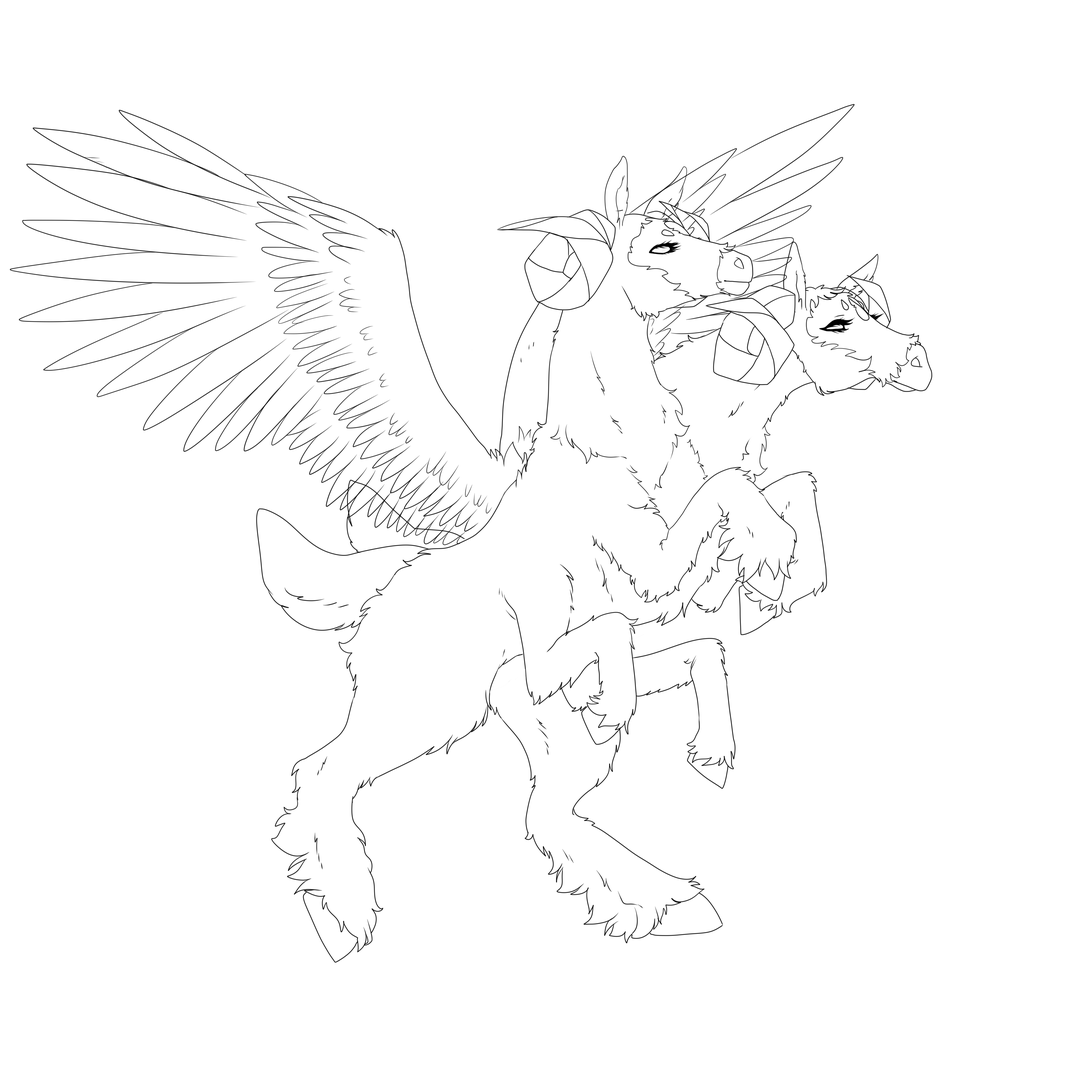
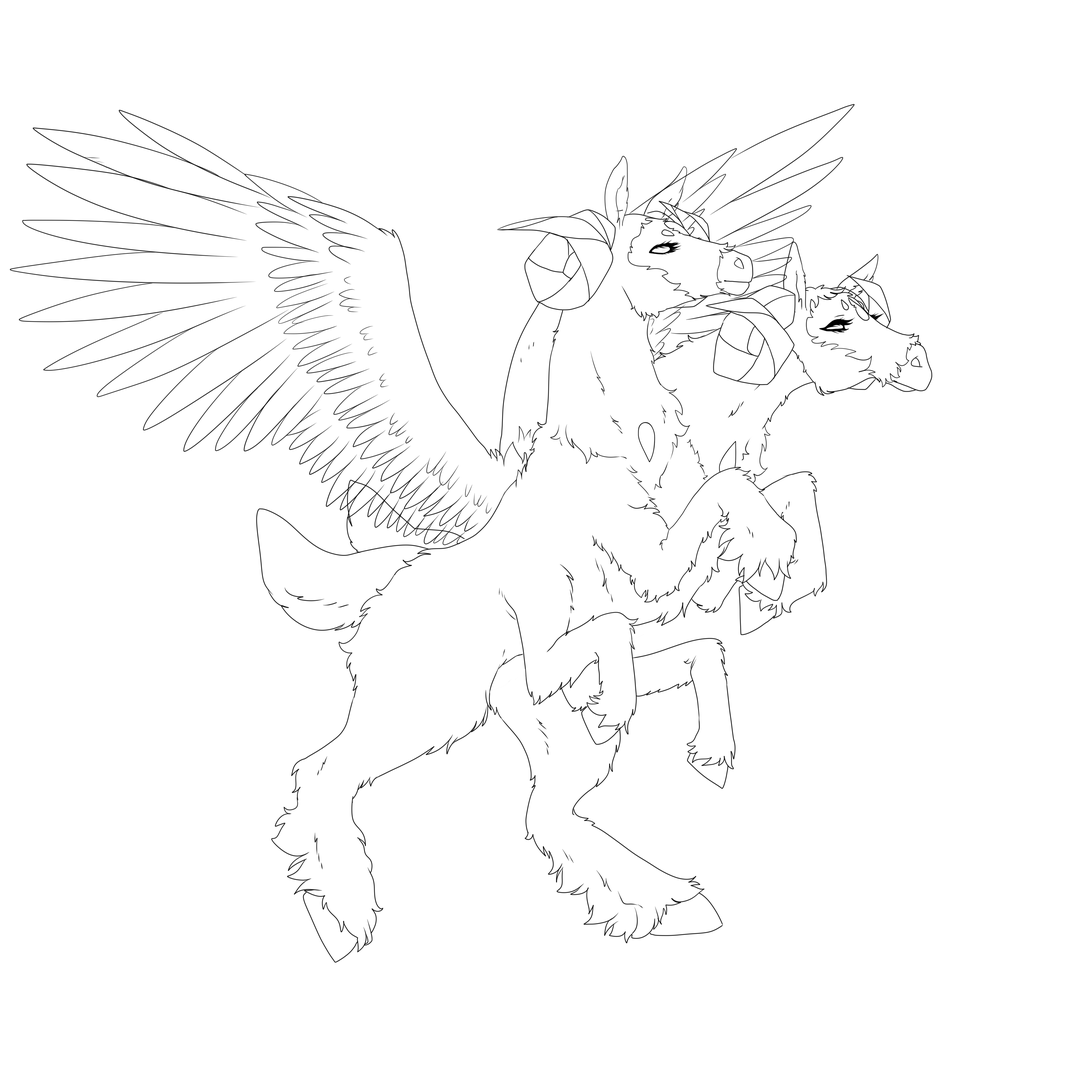
Layer changes from the first 1091 × 1091 image to the second:
painted on "feathers" over <box>638,422,737,473</box>
painted on "base" over <box>638,422,737,473</box>
